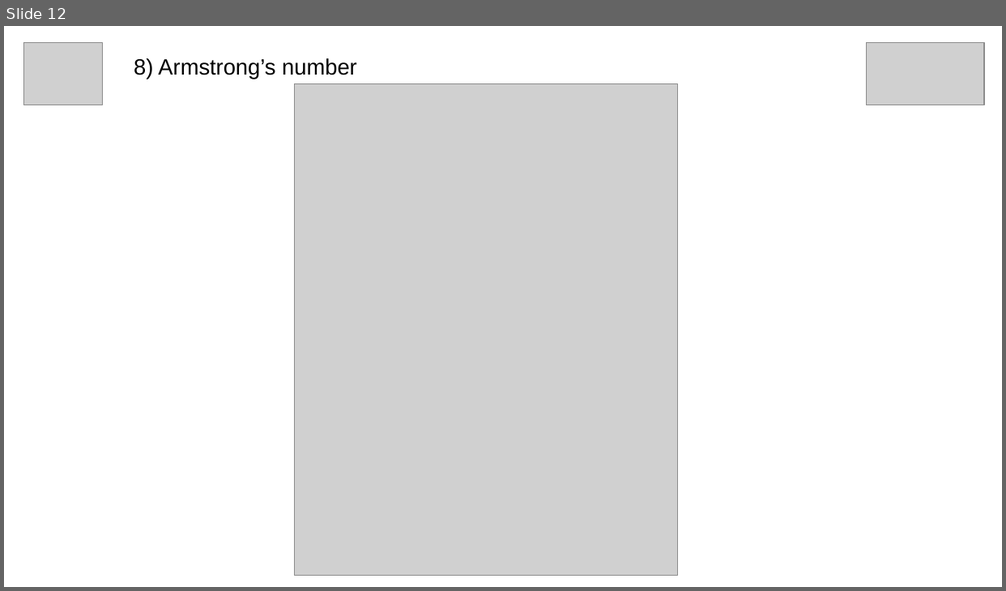
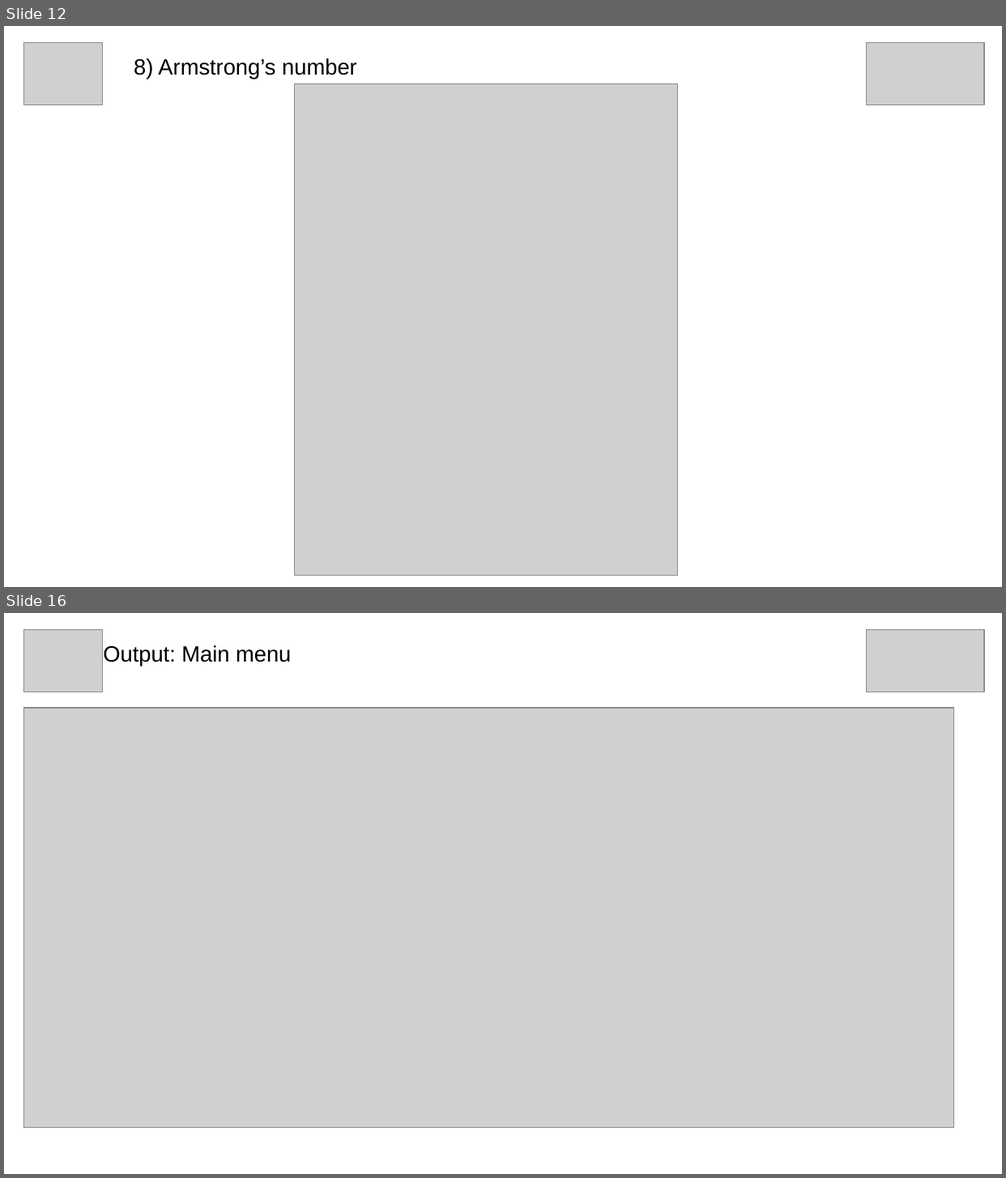
Before and after one commit to grey-hat2003/internship-project, a slide deck: docs/PyPptB2_5.pptx. Shown one above the other, each under a label of ours: slide 12 before the commit, slides 12 and 16 after it; the slides between them are not shown. The pictures are 1006x591 and 1006x1178 pixels, drawn with LibreOffice and Linux fonts; fonts in the diff are those of the drawing; grey boxes stand for pictures. Boxes give left, top, right and bottom in pixels: in the first picture for what was removed or moved away, otherwise in the second. Text is boxed around its words. In the diff, an @@ line names an element or a change of style, - is before the commit and + after.

```diff
--- a/docs/PyPptB2_5.pptx
+++ b/docs/PyPptB2_5.pptx
@@ slide 16 added at box(4, 613, 1002, 1174), background #FFFFFF @@
@@ picture added at box(24, 630, 102, 693) @@
@@ picture added at box(866, 630, 984, 693) @@
@@ title added at box(103, 645, 291, 666), 16 pt, text #000000 @@
+Output: Main menu
@@ picture added at box(24, 708, 954, 1128) @@
```
Also in this commit, not shown: 3 slides changed, 17 other slides added, 1 other file.
